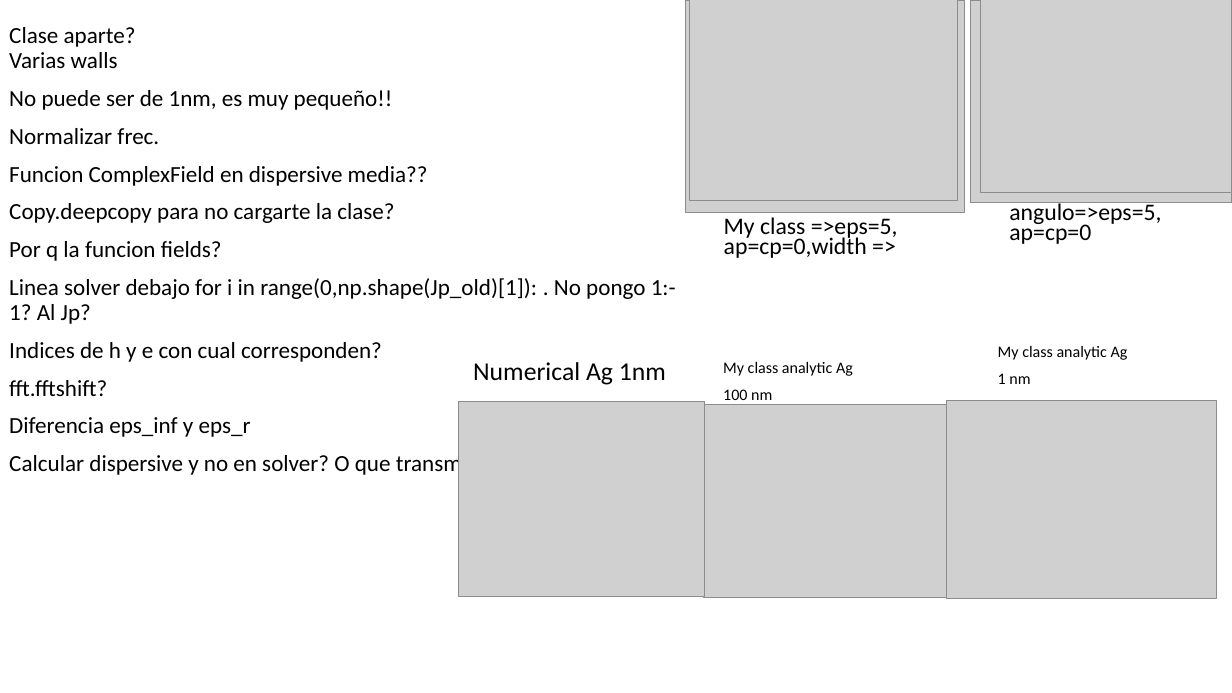
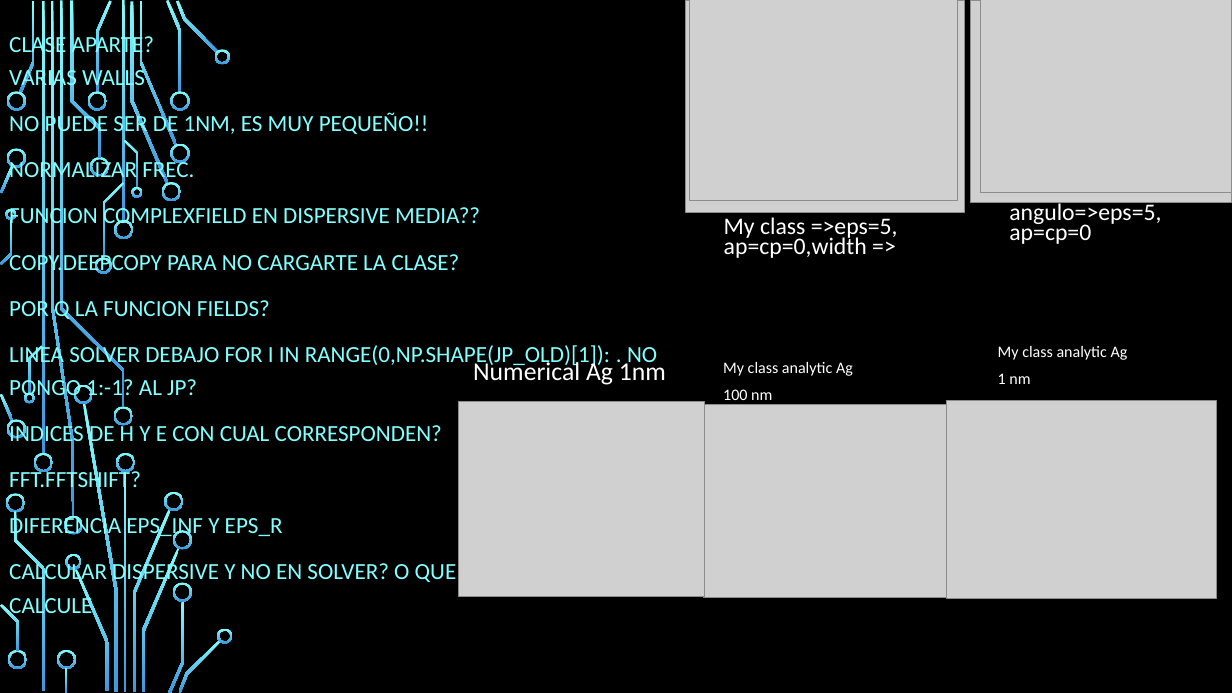
Before and after one commit to Mpedrosab/MCFNL2020, a slide deck: slide 8 of Proposal8_dispersiveFDTD/power_dispersion.pptx (slide 1 before the commit). Drawn at 1232x693 pixels with LibreOffice and Linux fonts; fonts in the diff are those of the drawing; grey boxes stand for pictures; background and template pictures are left out. Boxes give left, top, right and bottom in pixels: in the first picture for what was removed or moved away, otherwise in the second. Text is boxed around its words. In the diff, an @@ line names an element or a change of style, - is before the commit and + after.

```diff
--- a/Proposal8_dispersiveFDTD/power_dispersion.pptx
+++ b/Proposal8_dispersiveFDTD/power_dispersion.pptx
@@ background #FFFFFF to picture (left out) @@
@@ subtitle at (9, 32, 657, 619): text changed; text colour #000000 to #82FFFF @@
-Clase aparte?
-Varias walls
-No puede ser de 1nm, es muy pequeño!!
-Normalizar frec.
-Funcion ComplexField en dispersive media??
-Copy.deepcopy para no cargarte la clase?
-Por q la funcion fields?
-Linea solver debajo for i in range(0,np.shape(Jp_old)[1]): . No pongo 1:-1? Al Jp?
-Indices de h y e con cual corresponden?
-fft.fftshift?
-Diferencia eps_inf y eps_r
-Calcular dispersive y no en solver? O que transmittance lo calcule
+CLASE APARTE?
+VARIAS WALLS
+NO PUEDE SER DE 1NM, ES MUY PEQUEÑO!!
+NORMALIZAR FREC.
+FUNCION COMPLEXFIELD EN DISPERSIVE MEDIA??
+COPY.DEEPCOPY PARA NO CARGARTE LA CLASE?
+POR Q LA FUNCION FIELDS?
+LINEA SOLVER DEBAJO FOR I IN RANGE(0,NP.SHAPE(JP_OLD)[1]): . NO PONGO 1:-1? AL JP?
+INDICES DE H Y E CON CUAL CORRESPONDEN?
+FFT.FFTSHIFT?
+DIFERENCIA EPS_INF Y EPS_R
+CALCULAR DISPERSIVE Y NO EN SOLVER? O QUE TRANSMITTANCE LO CALCULE
@@ text colour #000000 to #FFFFFF in 5 elements at (724, 217, 898, 258), (1009, 200, 1161, 244), (723, 362, 853, 405), (473, 359, 666, 385), (998, 346, 1128, 384) @@
@@ group added at (0, 0, 233, 693): 50 freeform shapes, 4 rectangles @@
```
Also in this commit, not shown: 2 other slides changed, 5 slides added, 2 slides removed, 2 other files.
